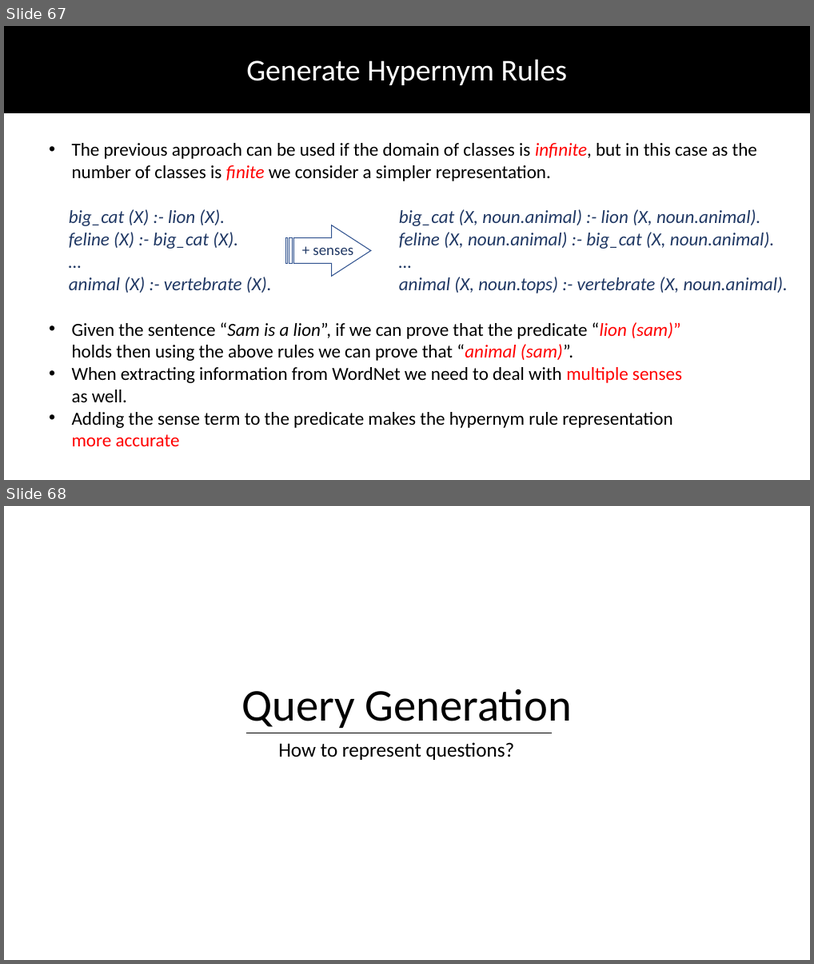
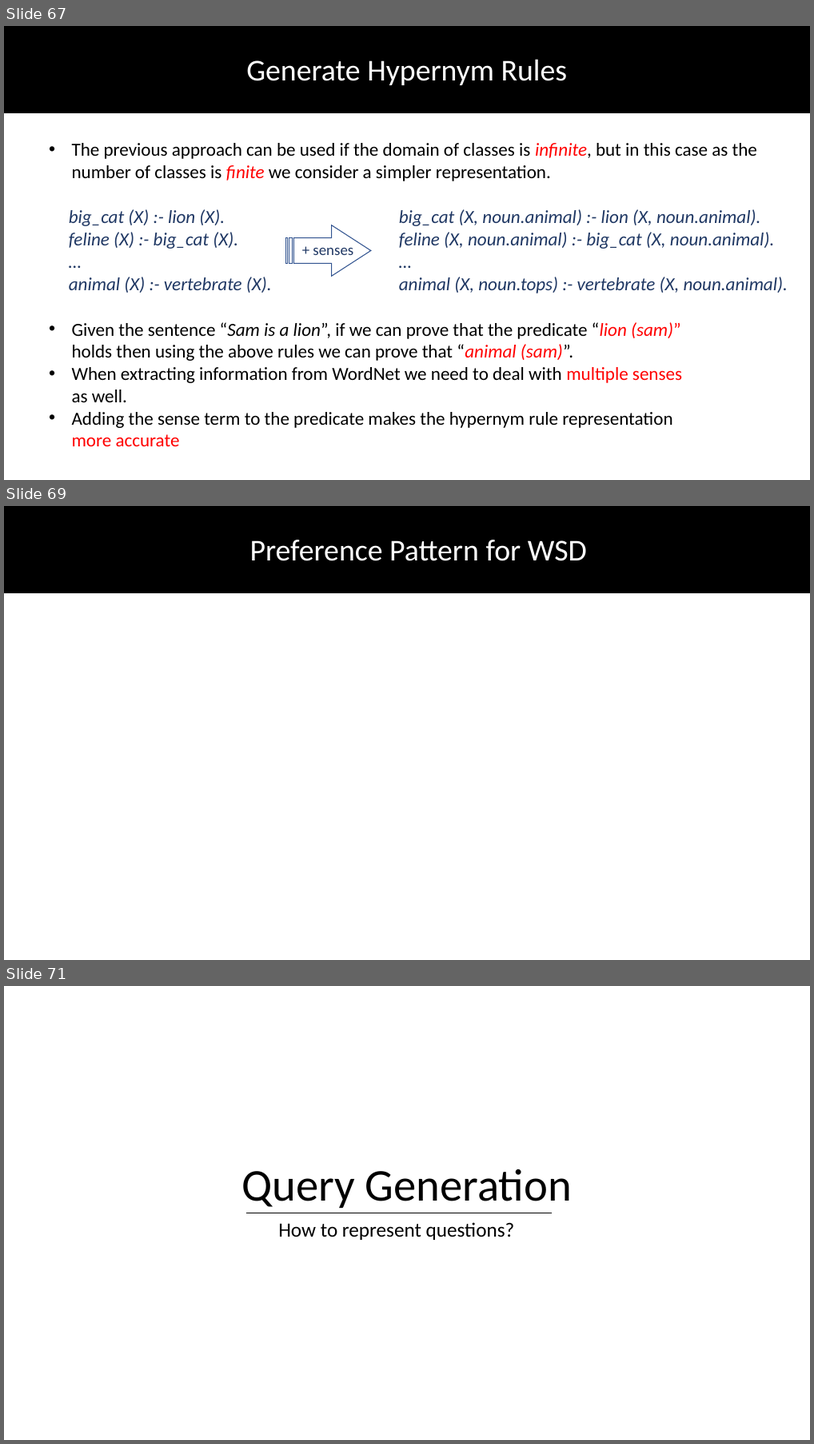
Before and after one commit to DhruvaPendharkar/thesis-project, a slide deck: Notes/ThesisPresentation.pptx. Shown one above the other, each under a label of ours: slides 67 and 68 before the commit, slides 67, 69 and 71 after it; the slides between them are not shown. The pictures are 814x964 and 814x1444 pixels, drawn with LibreOffice and Linux fonts; fonts in the diff are those of the drawing. Boxes give left, top, right and bottom in pixels: in the first picture for what was removed or moved away, otherwise in the second. Text is boxed around its words. In the diff, an @@ line names an element or a change of style, - is before the commit and + after.

```diff
--- a/Notes/ThesisPresentation.pptx
+++ b/Notes/ThesisPresentation.pptx
@@ slide 69 added at (4,506,810,960), background #FFFFFF @@
@@ rectangle added at (4,506,810,592), fill #000000, outline #000000 1 pt @@
@@ text added at (250,540,587,561), 36 pt, text #FFFFFF @@
+Preference Pattern for WSD
@@ what was slide 68 is now slide 71 @@
```
Also in this commit, not shown: 1 slide changed, 8 other slides added.
